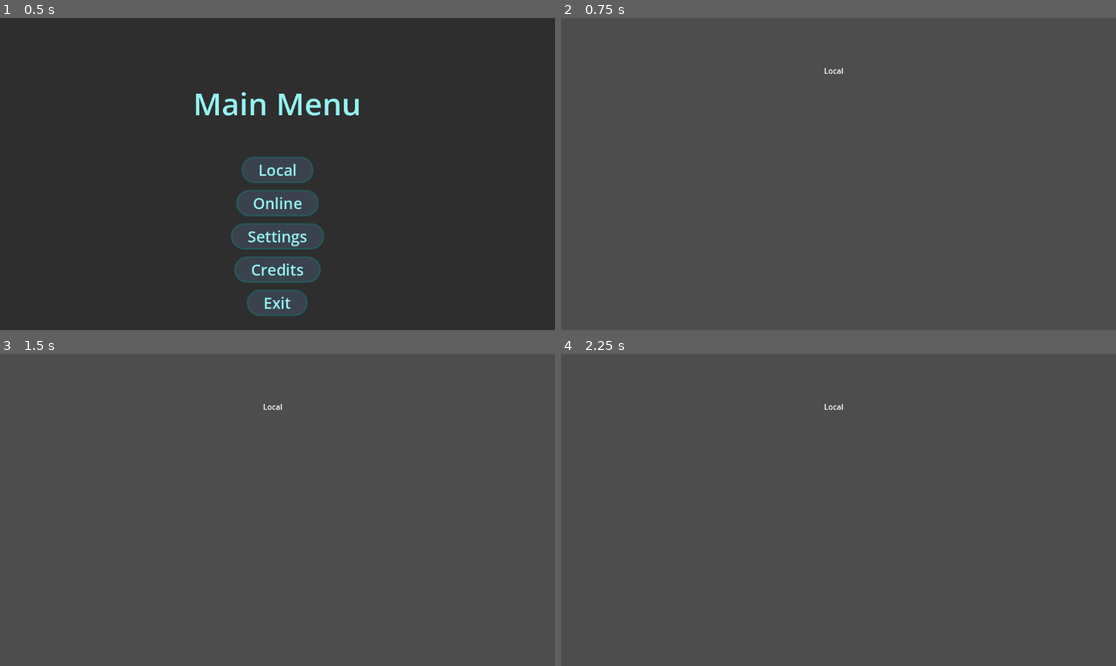
Above: before the commit, frames 1-4 (two rows, left to right).
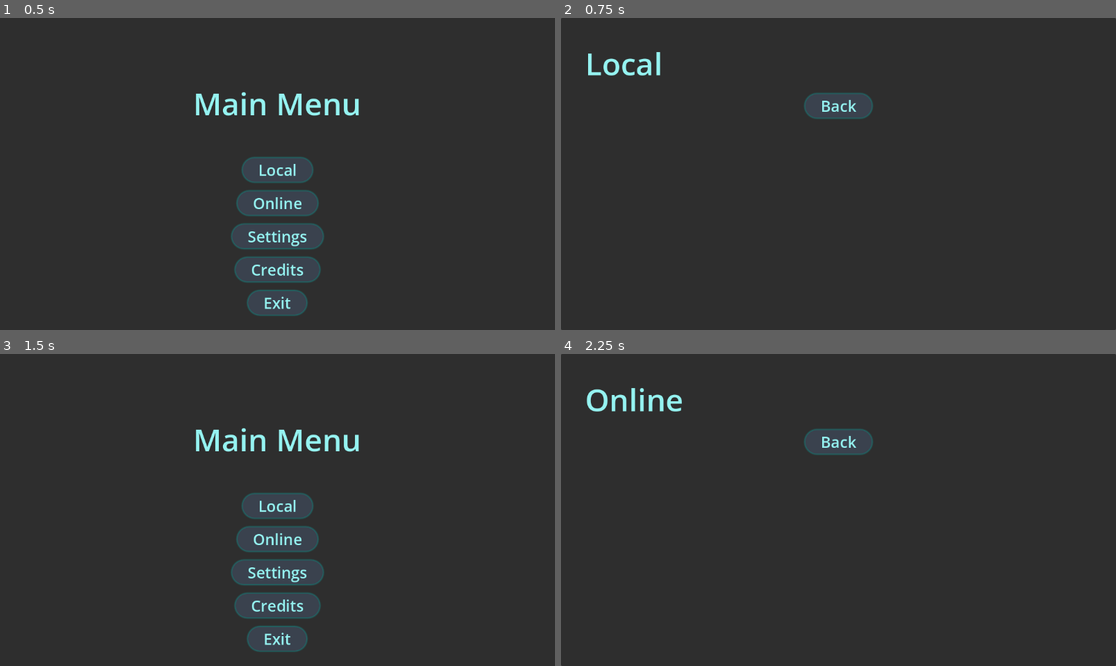
Above: after the commit, the same moments.

Repository: CarterBaxter/Company-Game
Game: Godot game, scene res://Scenes/Main Scenes/main_menu.tscn
Same seed, same stepped clock (60 frames per second), same inputs: the game is played once before the commit and once after it. Sound files missing from this copy of the repository are replaced by a short silence.
Inputs (mouse positions are in pixels of both pictures, inside the frame that each line leads up to):
- Up to frame 1 (0.5 s): no input
- Up to frame 2 (0.75 s): click "Local" at 0.5 s
- Up to frame 3 (1.5 s): click (277, 441) at 1.25 s, where only the run after the commit has a clickable "Back"
- Up to frame 4 (2.25 s): click (838, 538) at 2 s, where only the run after the commit has a clickable "Online"

Frame 1 is identical in both runs. In frame 2, 99% of the frame differs, in the area x 0-100%, y 0-100%; in frame 3, 96%; in frame 4, 99%.

Commit message:
Touch ups and Audio Sliders

Diff:
--- a/Scenes/Main Scenes/escape_menu.tscn
+++ b/Scenes/Main Scenes/escape_menu.tscn
@@ -1,5 +1,6 @@
-[gd_scene load_steps=2 format=3 uid="uid://7sgdmfe73lvu"]
+[gd_scene load_steps=3 format=3 uid="uid://7sgdmfe73lvu"]
 
+[ext_resource type="Theme" uid="uid://b6ekpsvf6ykjw" path="res://Themes/base_theme.tres" id="1_104na"]
 [ext_resource type="Script" uid="uid://dxq0nx2cxivf2" path="res://Scripts/buttons.gd" id="1_mnefy"]
 
 [node name="EscapeMenu" type="Control"]
@@ -9,15 +10,33 @@
 anchor_bottom = 1.0
 grow_horizontal = 2
 grow_vertical = 2
-
-[node name="Node" type="Node" parent="."]
+theme = ExtResource("1_104na")
 script = ExtResource("1_mnefy")
 
-[node name="Button" type="Button" parent="Node"]
-offset_left = 500.0
-offset_top = 226.0
-offset_right = 596.0
-offset_bottom = 257.0
+[node name="PanelContainer" type="PanelContainer" parent="."]
+layout_mode = 1
+anchors_preset = 15
+anchor_right = 1.0
+anchor_bottom = 1.0
+grow_horizontal = 2
+grow_vertical = 2
+
+[node name="MarginContainer" type="MarginContainer" parent="PanelContainer"]
+layout_mode = 2
+
+[node name="VBoxContainer" type="VBoxContainer" parent="PanelContainer/MarginContainer"]
+layout_mode = 2
+
+[node name="Label" type="Label" parent="PanelContainer/MarginContainer/VBoxContainer"]
+layout_mode = 2
+text = "Escape Menu"
+
+[node name="Button" type="Button" parent="PanelContainer/MarginContainer/VBoxContainer"]
+layout_mode = 2
+size_flags_horizontal = 4
+size_flags_vertical = 4
 text = "Main Menu"
 
-[connection signal="pressed" from="Node/Button" to="Node" method="send_to_main_menu"]
+[connection signal="focus_entered" from="PanelContainer/MarginContainer/VBoxContainer/Button" to="." method="on_click"]
+[connection signal="mouse_entered" from="PanelContainer/MarginContainer/VBoxContainer/Button" to="." method="on_hover"]
+[connection signal="pressed" from="PanelContainer/MarginContainer/VBoxContainer/Button" to="." method="send_to_main_menu"]
--- a/Scenes/Main Scenes/local.tscn
+++ b/Scenes/Main Scenes/local.tscn
@@ -1,4 +1,7 @@
-[gd_scene format=3 uid="uid://vsrg8q2pgpd8"]
+[gd_scene load_steps=3 format=3 uid="uid://vsrg8q2pgpd8"]
+
+[ext_resource type="Theme" uid="uid://b6ekpsvf6ykjw" path="res://Themes/base_theme.tres" id="1_bsbwm"]
+[ext_resource type="Script" uid="uid://dxq0nx2cxivf2" path="res://Scripts/buttons.gd" id="2_6s4b2"]
 
 [node name="Local" type="Control"]
 layout_mode = 3
@@ -7,12 +10,33 @@
 anchor_bottom = 1.0
 grow_horizontal = 2
 grow_vertical = 2
+theme = ExtResource("1_bsbwm")
+script = ExtResource("2_6s4b2")
 
-[node name="Camera2D" type="Camera2D" parent="."]
+[node name="PanelContainer" type="PanelContainer" parent="."]
+layout_mode = 1
+anchors_preset = 15
+anchor_right = 1.0
+anchor_bottom = 1.0
+grow_horizontal = 2
+grow_vertical = 2
 
-[node name="Label" type="Label" parent="Camera2D"]
-offset_left = -30.0
-offset_top = -226.0
-offset_right = 16.0
-offset_bottom = -202.0
+[node name="MarginContainer" type="MarginContainer" parent="PanelContainer"]
+layout_mode = 2
+
+[node name="VBoxContainer" type="VBoxContainer" parent="PanelContainer/MarginContainer"]
+layout_mode = 2
+
+[node name="Label" type="Label" parent="PanelContainer/MarginContainer/VBoxContainer"]
+layout_mode = 2
 text = "Local"
+
+[node name="Button" type="Button" parent="PanelContainer/MarginContainer/VBoxContainer"]
+layout_mode = 2
+size_flags_horizontal = 4
+size_flags_vertical = 4
+text = "Back"
+
+[connection signal="focus_entered" from="PanelContainer/MarginContainer/VBoxContainer/Button" to="." method="on_click"]
+[connection signal="mouse_entered" from="PanelContainer/MarginContainer/VBoxContainer/Button" to="." method="on_hover"]
+[connection signal="pressed" from="PanelContainer/MarginContainer/VBoxContainer/Button" to="." method="send_to_main_menu"]
--- a/Scenes/Main Scenes/main_menu.tscn
+++ b/Scenes/Main Scenes/main_menu.tscn
@@ -1,8 +1,7 @@
-[gd_scene load_steps=5 format=3 uid="uid://cp46asy6v5n8j"]
+[gd_scene load_steps=4 format=3 uid="uid://cp46asy6v5n8j"]
 
 [ext_resource type="Theme" uid="uid://b6ekpsvf6ykjw" path="res://Themes/base_theme.tres" id="1_8fadq"]
 [ext_resource type="Script" uid="uid://dxq0nx2cxivf2" path="res://Scripts/buttons.gd" id="1_ln2yn"]
-[ext_resource type="AudioStream" uid="uid://cm6lqfyldbo4t" path="res://Assets/Sounds/retro-select-236670.mp3" id="3_8fadq"]
 
 [sub_resource type="StyleBoxTexture" id="StyleBoxTexture_8fadq"]
 texture_margin_top = 150.0
@@ -15,6 +14,7 @@
 grow_horizontal = 2
 grow_vertical = 2
 theme = ExtResource("1_8fadq")
+script = ExtResource("1_ln2yn")
 metadata/_edit_use_anchors_ = true
 
 [node name="PanelContainer" type="PanelContainer" parent="."]
@@ -71,31 +71,18 @@
 size_flags_horizontal = 4
 text = "Exit"
 
-[node name="SFX" type="Node" parent="."]
-script = ExtResource("1_ln2yn")
-
-[node name="select" type="AudioStreamPlayer" parent="SFX"]
-unique_name_in_owner = true
-stream = ExtResource("3_8fadq")
-volume_db = -5.0
-
-[node name="hover" type="AudioStreamPlayer" parent="SFX"]
-unique_name_in_owner = true
-stream = ExtResource("3_8fadq")
-pitch_scale = 2.65
-
-[connection signal="focus_entered" from="PanelContainer/Margins/Seperator/ButtonMargins/ButtonsContainer/LocalButton" to="SFX" method="on_click"]
-[connection signal="mouse_entered" from="PanelContainer/Margins/Seperator/ButtonMargins/ButtonsContainer/LocalButton" to="SFX" method="on_hover"]
-[connection signal="pressed" from="PanelContainer/Margins/Seperator/ButtonMargins/ButtonsContainer/LocalButton" to="SFX" method="send_to_local"]
-[connection signal="focus_entered" from="PanelContainer/Margins/Seperator/ButtonMargins/ButtonsContainer/OnlineButton" to="SFX" method="on_click"]
-[connection signal="mouse_entered" from="PanelContainer/Margins/Seperator/ButtonMargins/ButtonsContainer/OnlineButton" to="SFX" method="on_hover"]
-[connection signal="pressed" from="PanelContainer/Margins/Seperator/ButtonMargins/ButtonsContainer/OnlineButton" to="SFX" method="send_to_online"]
-[connection signal="focus_entered" from="PanelContainer/Margins/Seperator/ButtonMargins/ButtonsContainer/SettingsButton" to="SFX" method="on_click"]
-[connection signal="mouse_entered" from="PanelContainer/Margins/Seperator/ButtonMargins/ButtonsContainer/SettingsButton" to="SFX" method="on_hover"]
-[connection signal="pressed" from="PanelContainer/Margins/Seperator/ButtonMargins/ButtonsContainer/SettingsButton" to="SFX" method="send_to_settings"]
-[connection signal="focus_entered" from="PanelContainer/Margins/Seperator/ButtonMargins/ButtonsContainer/CreditsButton" to="SFX" method="on_click"]
-[connection signal="mouse_entered" from="PanelContainer/Margins/Seperator/ButtonMargins/ButtonsContainer/CreditsButton" to="SFX" method="on_hover"]
-[connection signal="pressed" from="PanelContainer/Margins/Seperator/ButtonMargins/ButtonsContainer/CreditsButton" to="SFX" method="send_to_credits"]
-[connection signal="focus_entered" from="PanelContainer/Margins/Seperator/ButtonMargins/ButtonsContainer/ExitButton" to="SFX" method="on_click"]
-[connection signal="mouse_entered" from="PanelContainer/Margins/Seperator/ButtonMargins/ButtonsContainer/ExitButton" to="SFX" method="on_hover"]
-[connection signal="pressed" from="PanelContainer/Margins/Seperator/ButtonMargins/ButtonsContainer/ExitButton" to="SFX" method="exit_game"]
+[connection signal="button_down" from="PanelContainer/Margins/Seperator/ButtonMargins/ButtonsContainer/LocalButton" to="." method="on_click"]
+[connection signal="mouse_entered" from="PanelContainer/Margins/Seperator/ButtonMargins/ButtonsContainer/LocalButton" to="." method="on_hover"]
+[connection signal="pressed" from="PanelContainer/Margins/Seperator/ButtonMargins/ButtonsContainer/LocalButton" to="." method="send_to_local"]
+[connection signal="button_down" from="PanelContainer/Margins/Seperator/ButtonMargins/ButtonsContainer/OnlineButton" to="." method="on_click"]
+[connection signal="mouse_entered" from="PanelContainer/Margins/Seperator/ButtonMargins/ButtonsContainer/OnlineButton" to="." method="on_hover"]
+[connection signal="pressed" from="PanelContainer/Margins/Seperator/ButtonMargins/ButtonsContainer/OnlineButton" to="." method="send_to_online"]
+[connection signal="button_down" from="PanelContainer/Margins/Seperator/ButtonMargins/ButtonsContainer/SettingsButton" to="." method="on_click"]
+[connection signal="mouse_entered" from="PanelContainer/Margins/Seperator/ButtonMargins/ButtonsContainer/SettingsButton" to="." method="on_hover"]
+[connection signal="pressed" from="PanelContainer/Margins/Seperator/ButtonMargins/ButtonsContainer/SettingsButton" to="." method="send_to_settings"]
+[connection signal="button_down" from="PanelContainer/Margins/Seperator/ButtonMargins/ButtonsContainer/CreditsButton" to="." method="on_click"]
+[connection signal="mouse_entered" from="PanelContainer/Margins/Seperator/ButtonMargins/ButtonsContainer/CreditsButton" to="." method="on_hover"]
+[connection signal="pressed" from="PanelContainer/Margins/Seperator/ButtonMargins/ButtonsContainer/CreditsButton" to="." method="send_to_credits"]
+[connection signal="button_down" from="PanelContainer/Margins/Seperator/ButtonMargins/ButtonsContainer/ExitButton" to="." method="on_click"]
+[connection signal="mouse_entered" from="PanelContainer/Margins/Seperator/ButtonMargins/ButtonsContainer/ExitButton" to="." method="on_hover"]
+[connection signal="pressed" from="PanelContainer/Margins/Seperator/ButtonMargins/ButtonsContainer/ExitButton" to="." method="exit_game"]
--- a/Scenes/Main Scenes/online.tscn
+++ b/Scenes/Main Scenes/online.tscn
@@ -1,4 +1,7 @@
-[gd_scene format=3 uid="uid://c3q0spnkad2my"]
+[gd_scene load_steps=3 format=3 uid="uid://c3q0spnkad2my"]
+
+[ext_resource type="Theme" uid="uid://b6ekpsvf6ykjw" path="res://Themes/base_theme.tres" id="1_bflh2"]
+[ext_resource type="Script" uid="uid://dxq0nx2cxivf2" path="res://Scripts/buttons.gd" id="1_dgdg5"]
 
 [node name="Online" type="Control"]
 layout_mode = 3
@@ -7,13 +10,33 @@
 anchor_bottom = 1.0
 grow_horizontal = 2
 grow_vertical = 2
+theme = ExtResource("1_bflh2")
+script = ExtResource("1_dgdg5")
 
-[node name="Camera2D" type="Camera2D" parent="."]
+[node name="PanelContainer" type="PanelContainer" parent="."]
+layout_mode = 1
+anchors_preset = 15
+anchor_right = 1.0
+anchor_bottom = 1.0
+grow_horizontal = 2
+grow_vertical = 2
 
-[node name="Label" type="Label" parent="."]
-layout_mode = 0
-offset_left = -41.0
-offset_top = -185.0
-offset_right = 47.0
-offset_bottom = -162.0
-text = "Online "
+[node name="MarginContainer" type="MarginContainer" parent="PanelContainer"]
+layout_mode = 2
+
+[node name="VBoxContainer" type="VBoxContainer" parent="PanelContainer/MarginContainer"]
+layout_mode = 2
+
+[node name="Label" type="Label" parent="PanelContainer/MarginContainer/VBoxContainer"]
+layout_mode = 2
+text = "Online"
+
+[node name="Button" type="Button" parent="PanelContainer/MarginContainer/VBoxContainer"]
+layout_mode = 2
+size_flags_horizontal = 4
+size_flags_vertical = 4
+text = "Back"
+
+[connection signal="focus_entered" from="PanelContainer/MarginContainer/VBoxContainer/Button" to="." method="on_click"]
+[connection signal="mouse_entered" from="PanelContainer/MarginContainer/VBoxContainer/Button" to="." method="on_hover"]
+[connection signal="pressed" from="PanelContainer/MarginContainer/VBoxContainer/Button" to="." method="send_to_main_menu"]
--- a/Scenes/Main Scenes/settings.tscn
+++ b/Scenes/Main Scenes/settings.tscn
@@ -1,7 +1,8 @@
-[gd_scene load_steps=5 format=3 uid="uid://b6whbuxpjsjs3"]
+[gd_scene load_steps=6 format=3 uid="uid://b6whbuxpjsjs3"]
 
 [ext_resource type="Theme" uid="uid://b6ekpsvf6ykjw" path="res://Themes/base_theme.tres" id="1_4iprc"]
 [ext_resource type="Theme" uid="uid://du3vnqt4ogp24" path="res://Themes/settings.tres" id="2_ktgpy"]
+[ext_resource type="PackedScene" uid="uid://h2tkmw66uyjs" path="res://Scenes/small components/h_slider.tscn" id="3_grfor"]
 [ext_resource type="Script" uid="uid://dxq0nx2cxivf2" path="res://Scripts/buttons.gd" id="3_l135s"]
 [ext_resource type="AudioStream" uid="uid://cm6lqfyldbo4t" path="res://Assets/Sounds/retro-select-236670.mp3" id="4_ce70g"]
 
@@ -28,6 +29,10 @@
 [node name="Splitter" type="VBoxContainer" parent="PanelContainer/MarginContainer"]
 layout_mode = 2
 
+[node name="Label" type="Label" parent="PanelContainer/MarginContainer/Splitter"]
+layout_mode = 2
+text = "Settings"
+
 [node name="SettingsScroll" type="ScrollContainer" parent="PanelContainer/MarginContainer/Splitter"]
 layout_mode = 2
 size_flags_vertical = 3
@@ -36,17 +41,61 @@
 
 [node name="MarginContainer" type="MarginContainer" parent="PanelContainer/MarginContainer/Splitter/SettingsScroll"]
 layout_mode = 2
+size_flags_horizontal = 3
 
 [node name="SettingsContainer" type="VBoxContainer" parent="PanelContainer/MarginContainer/Splitter/SettingsScroll/MarginContainer"]
 layout_mode = 2
 theme = ExtResource("2_ktgpy")
 
-[node name="SettingLine" type="HBoxContainer" parent="PanelContainer/MarginContainer/Splitter/SettingsScroll/MarginContainer/SettingsContainer"]
+[node name="AudioSettings" type="VBoxContainer" parent="PanelContainer/MarginContainer/Splitter/SettingsScroll/MarginContainer/SettingsContainer"]
 layout_mode = 2
 
-[node name="Label" type="Label" parent="PanelContainer/MarginContainer/Splitter/SettingsScroll/MarginContainer/SettingsContainer/SettingLine"]
+[node name="Label" type="Label" parent="PanelContainer/MarginContainer/Splitter/SettingsScroll/MarginContainer/SettingsContainer/AudioSettings"]
 layout_mode = 2
 text = "Audio"
+
+[node name="MarginContainer" type="MarginContainer" parent="PanelContainer/MarginContainer/Splitter/SettingsScroll/MarginContainer/SettingsContainer/AudioSettings"]
+layout_mode = 2
+theme_override_constants/margin_top = 0
+theme_override_constants/margin_bottom = 0
+
+[node name="Sliders" type="VBoxContainer" parent="PanelContainer/MarginContainer/Splitter/SettingsScroll/MarginContainer/SettingsContainer/AudioSettings/MarginContainer"]
+layout_mode = 2
+
+[node name="Label" type="Label" parent="PanelContainer/MarginContainer/Splitter/SettingsScroll/MarginContainer/SettingsContainer/AudioSettings/MarginContainer/Sliders"]
+layout_mode = 2
+text = "Master Volume"
+
+[node name="MasterSlider" parent="PanelContainer/MarginContainer/Splitter/SettingsScroll/MarginContainer/SettingsContainer/AudioSettings/MarginContainer/Sliders" instance=ExtResource("3_grfor")]
+layout_mode = 2
+bus_name = "Master"
+
+[node name="Label2" type="Label" parent="PanelContainer/MarginContainer/Splitter/SettingsScroll/MarginContainer/SettingsContainer/AudioSettings/MarginContainer/Sliders"]
+layout_mode = 2
+text = "Music Volume"
+
+[node name="MusicSlider" parent="PanelContainer/MarginContainer/Splitter/SettingsScroll/MarginContainer/SettingsContainer/AudioSettings/MarginContainer/Sliders" instance=ExtResource("3_grfor")]
+layout_mode = 2
+bus_name = "Music"
+
+[node name="Label3" type="Label" parent="PanelContainer/MarginContainer/Splitter/SettingsScroll/MarginContainer/SettingsContainer/AudioSettings/MarginContainer/Sliders"]
+layout_mode = 2
+text = "SFX Volume"
+
+[node name="SFXSlider" parent="PanelContainer/MarginContainer/Splitter/SettingsScroll/MarginContainer/SettingsContainer/AudioSettings/MarginContainer/Sliders" instance=ExtResource("3_grfor")]
+layout_mode = 2
+bus_name = "SFX"
+
+[node name="Label4" type="Label" parent="PanelContainer/MarginContainer/Splitter/SettingsScroll/MarginContainer/SettingsContainer/AudioSettings/MarginContainer/Sliders"]
+layout_mode = 2
+text = "Menu Volume"
+
+[node name="MenuSldier" parent="PanelContainer/MarginContainer/Splitter/SettingsScroll/MarginContainer/SettingsContainer/AudioSettings/MarginContainer/Sliders" instance=ExtResource("3_grfor")]
+layout_mode = 2
+bus_name = "Menus"
+
+[node name="HBoxContainer" type="HBoxContainer" parent="PanelContainer/MarginContainer/Splitter/SettingsScroll/MarginContainer/SettingsContainer/AudioSettings/MarginContainer/Sliders"]
+layout_mode = 2
 
 [node name="SettingLine2" type="HBoxContainer" parent="PanelContainer/MarginContainer/Splitter/SettingsScroll/MarginContainer/SettingsContainer"]
 layout_mode = 2
--- /dev/null
+++ b/Scenes/small components/h_slider.tscn
@@ -0,0 +1,10 @@
+[gd_scene load_steps=2 format=3 uid="uid://h2tkmw66uyjs"]
+
+[ext_resource type="Script" uid="uid://gxn5nraf20ea" path="res://audio_slider.gd" id="1_n4eov"]
+
+[node name="HSlider" type="HSlider"]
+offset_right = 8.0
+offset_bottom = 16.0
+max_value = 1.0
+step = 0.01
+script = ExtResource("1_n4eov")
--- /dev/null
+++ b/audio_slider.gd
@@ -0,0 +1,20 @@
+extends HSlider
+
+@export
+var bus_name: String
+
+var bus_index: int
+
+func _ready() -> void:
+	bus_index = AudioServer.get_bus_index(bus_name)
+	value_changed.connect(_on_value_changed)
+
+	value = db_to_linear(
+		AudioServer.get_bus_volume_db(bus_index)
+	)
+
+func _on_value_changed(value: float) -> void:
+	AudioServer.set_bus_volume_db(
+		bus_index,
+		linear_to_db(value)
+	)
Not shown, added: audio_slider.gd.uid
